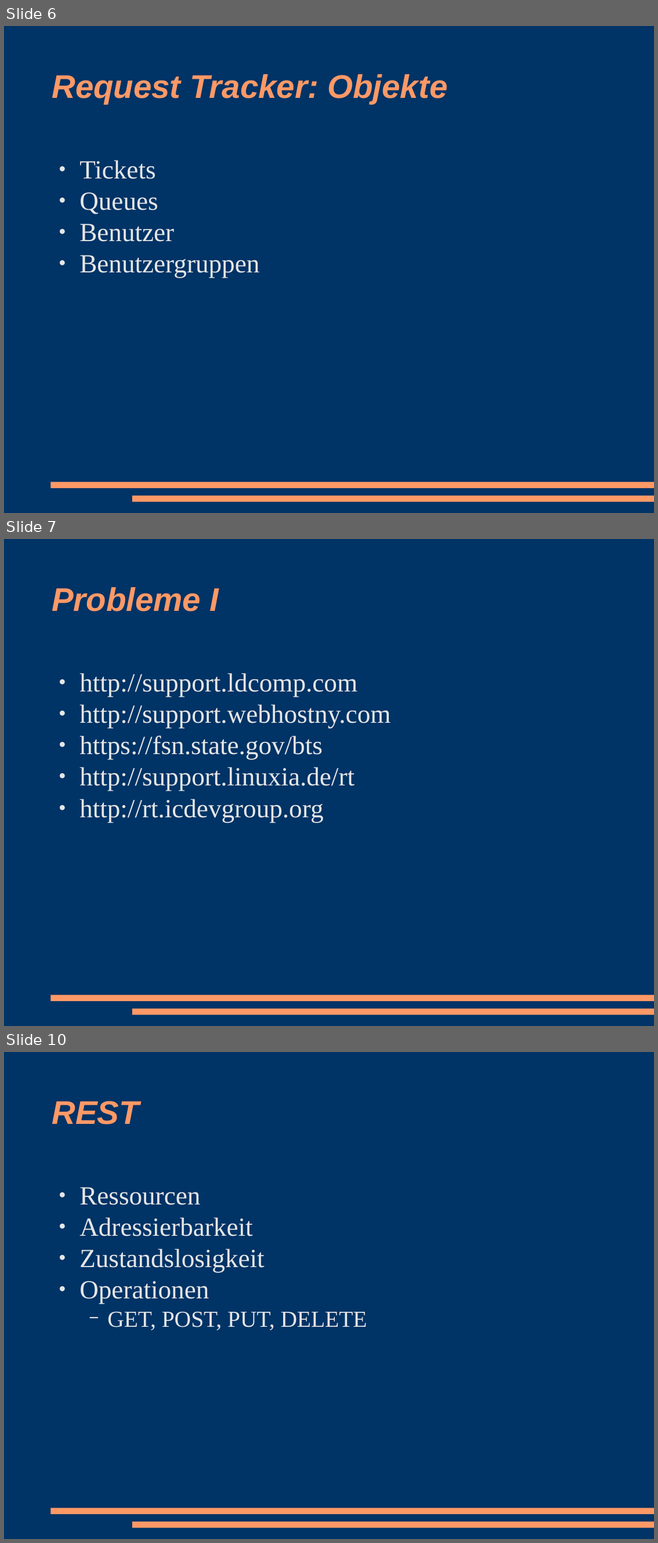
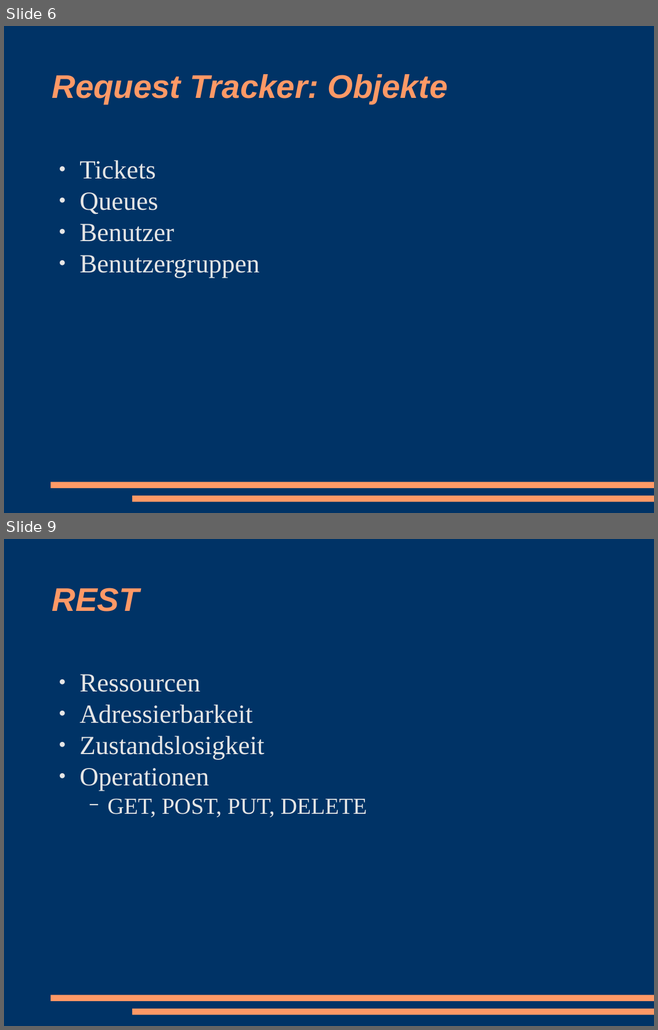
Before and after one commit to racke/Presentations, a slide deck: pws2008/rtrest.odp. Shown one above the other, each under a label of ours: slides 6, 7 and 10 before the commit, slides 6 and 9 after it; the slides between them are not shown. The pictures are 658x1543 and 658x1030 pixels, drawn with LibreOffice and Linux fonts; fonts in the diff are those of the drawing. Boxes give left, top, right and bottom in pixels: in the first picture for what was removed or moved away, otherwise in the second. Text is boxed around its words. In the diff, an @@ line names an element or a change of style, - is before the commit and + after.

```diff
--- a/pws2008/rtrest.odp
+++ b/pws2008/rtrest.odp
@@ slide 7 removed at bbox=[4, 539, 654, 1026], background #003366; not listed: 2 template elements that a slide beside it also shows @@
@@ title removed at bbox=[52, 587, 219, 611] @@
-Probleme I
@@ text removed at bbox=[79, 673, 390, 823] @@
-● http://support.ldcomp.com
-● http://support.webhostny.com
-● https://fsn.state.gov/bts
-● http://support.linuxia.de/rt
-● http://rt.icdevgroup.org
@@ what was slide 10 is now slide 9 @@
```
Also in this commit, not shown: 5 slides changed, 11 slides added, 1 other slide removed.
